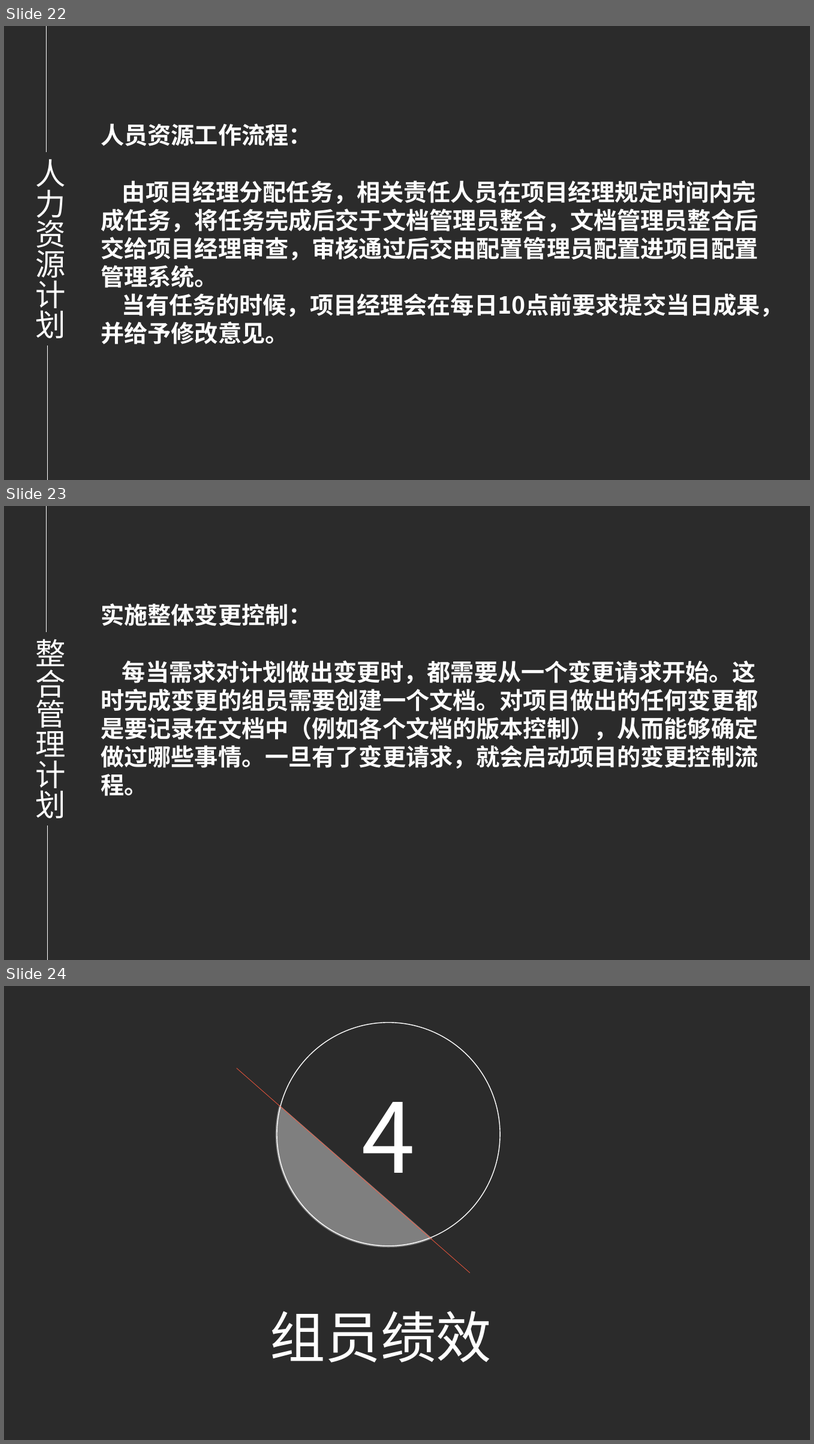
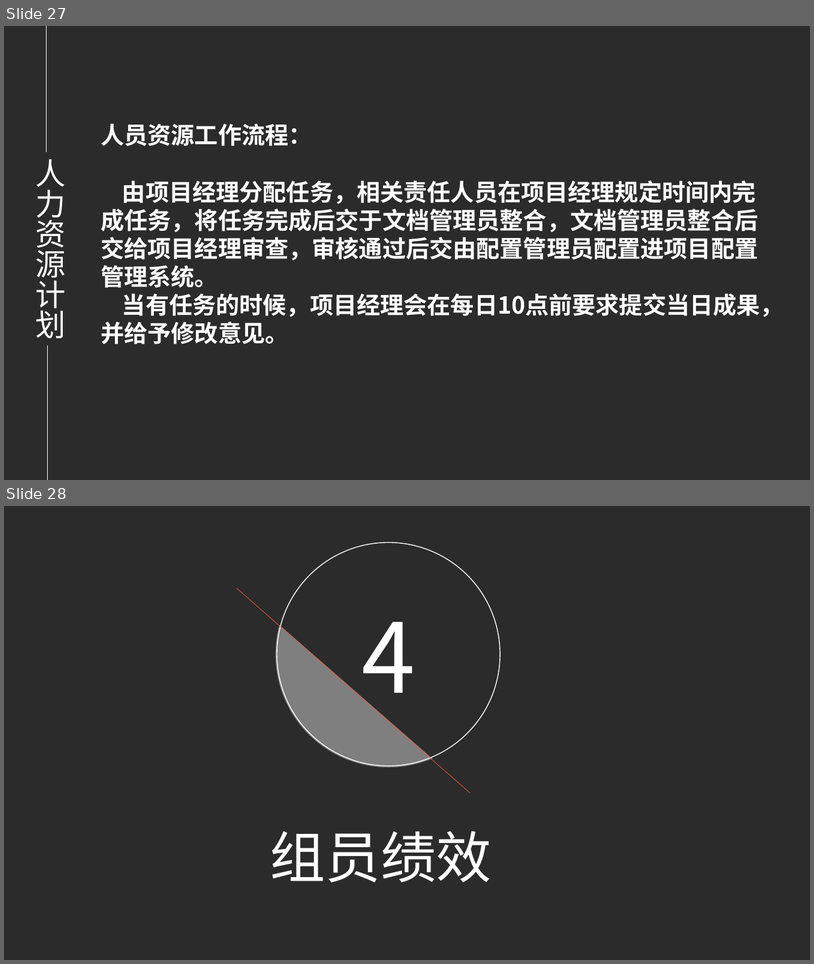
Before and after one commit to PRD-2018-G04/PRD-2018-G04, a slide deck: G04项目组/受控文档/项目计划/PRD2018-G04-需求工程项目计划PPT.pptx. Shown one above the other, each under a label of ours: slides 22, 23 and 24 before the commit, slides 27 and 28 after it. The pictures are 814x1444 and 814x964 pixels, drawn with LibreOffice and Linux fonts; fonts in the diff are those of the drawing; background and template pictures are left out; a plain dark background stands for a picture behind light text. Boxes give left, top, right and bottom in pixels: in the first picture for what was removed or moved away, otherwise in the second. Text is boxed around its words. In the diff, an @@ line names an element or a change of style, - is before the commit and + after.

Commit message:
Update All！
增加绩效考评，雷达图；更新文档的封面，眉页，页码等；更新甘特图。

```diff
--- a/G04项目组/受控文档/项目计划/PRD2018-G04-需求工程项目计划PPT.pptx
+++ b/G04项目组/受控文档/项目计划/PRD2018-G04-需求工程项目计划PPT.pptx
@@ slide 23 removed at bbox=[4, 506, 810, 960], background picture (left out) @@
@@ line removed from (46, 506) to (46, 633) @@
@@ text removed at bbox=[101, 603, 758, 796] @@
-实施整体变更控制：
-每当需求对计划做出变更时，都需要从一个变更请求开始。这时完成变更的组员需要创建一个文档。对项目做出的任何变更都是要记录在文档中（例如各个文档的版本控制），从而能够确定做过哪些事情。一旦有了变更请求，就会启动项目的变更控制流程。
@@ text removed at bbox=[35, 639, 65, 818] @@
-整合管理计划
@@ line removed from (48, 825) to (48, 960) @@
@@ what was slide 22 is now slide 27 @@
@@ what was slide 24 is now slide 28 @@
```
Also in this commit, not shown: 8 slides changed, 8 slides added, 23 other files.
